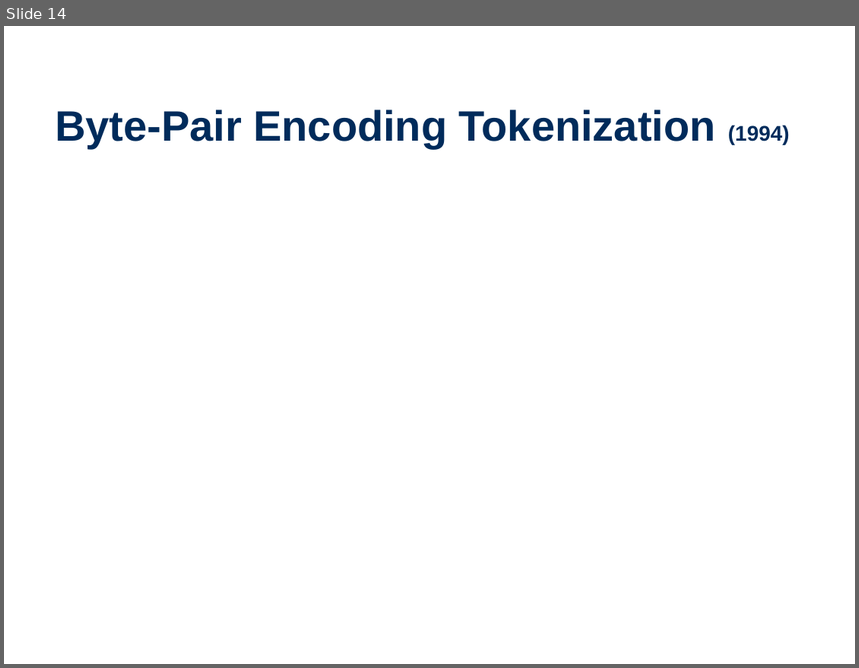
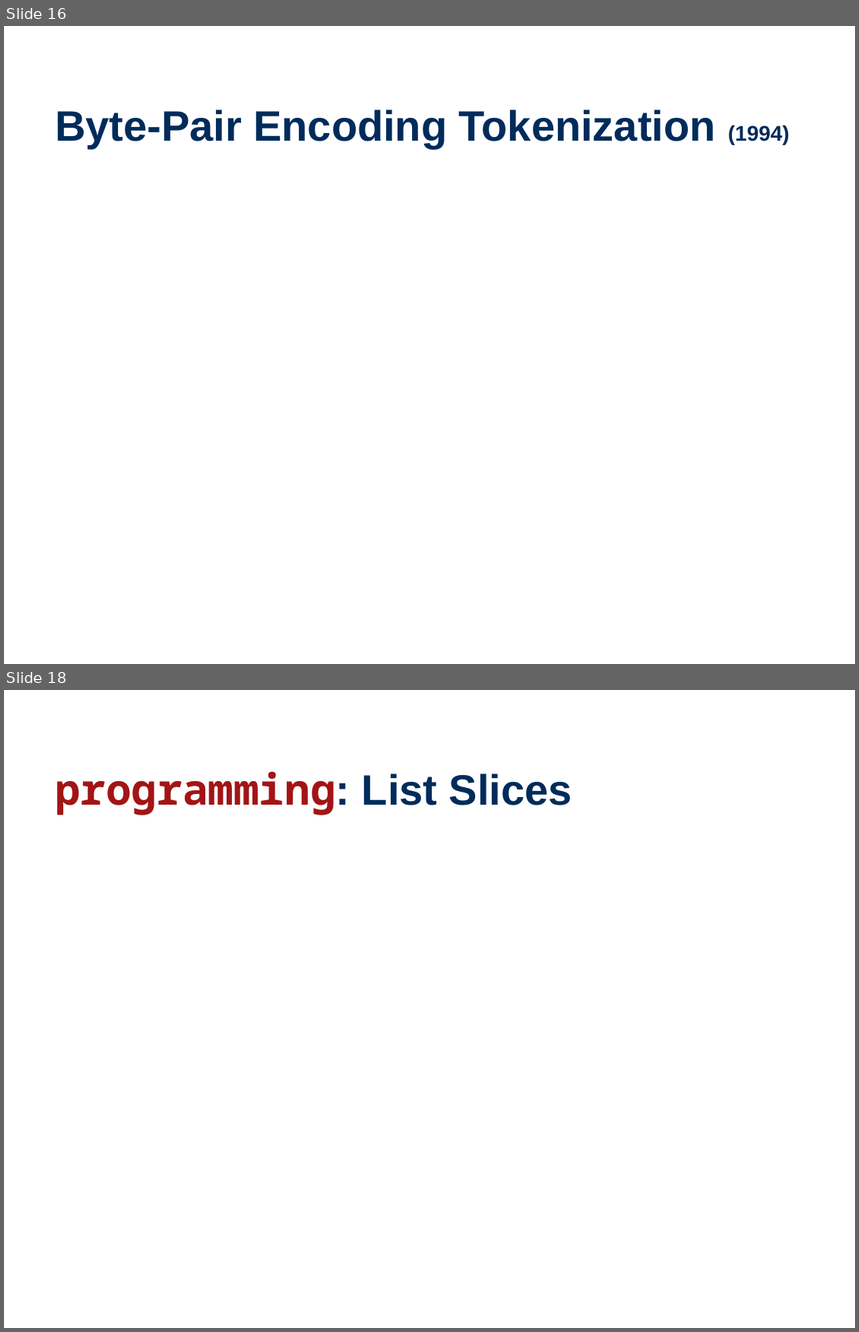
Before and after one commit to wtheisen/nd-cse-10124-lectures, a slide deck: Blank/Lecture_03_ Tokenization.pptx. Shown one above the other, each under a label of ours: slide 14 before the commit, slides 16 and 18 after it; the slides between them are not shown. The pictures are 859x668 and 859x1332 pixels, drawn with LibreOffice and Linux fonts; fonts in the diff are those of the drawing. Boxes give left, top, right and bottom in pixels: in the first picture for what was removed or moved away, otherwise in the second. Text is boxed around its words. In the diff, an @@ line names an element or a change of style, - is before the commit and + after.

```diff
--- a/Blank/Lecture_03_ Tokenization.pptx
+++ b/Blank/Lecture_03_ Tokenization.pptx
@@ slide 18 added at (4, 690, 855, 1328), background #FFFFFF @@
@@ title added at (55, 771, 572, 815), 36 pt, text #A31415, bold @@
+programming: List Slices
@@ what was slide 14 is now slide 16 @@
```
Also in this commit, not shown: 1 slide changed, 3 other slides added, 2 other files.
